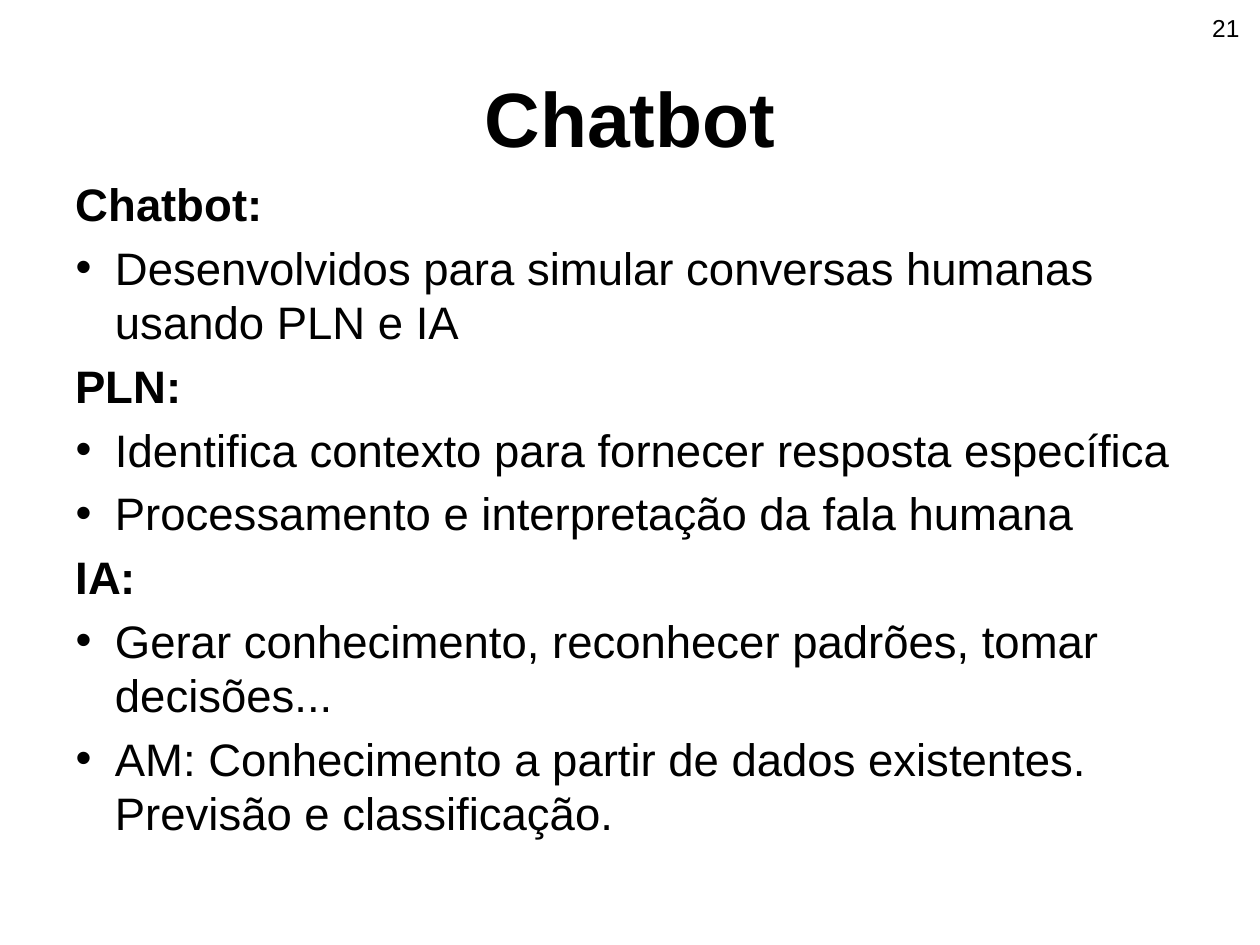
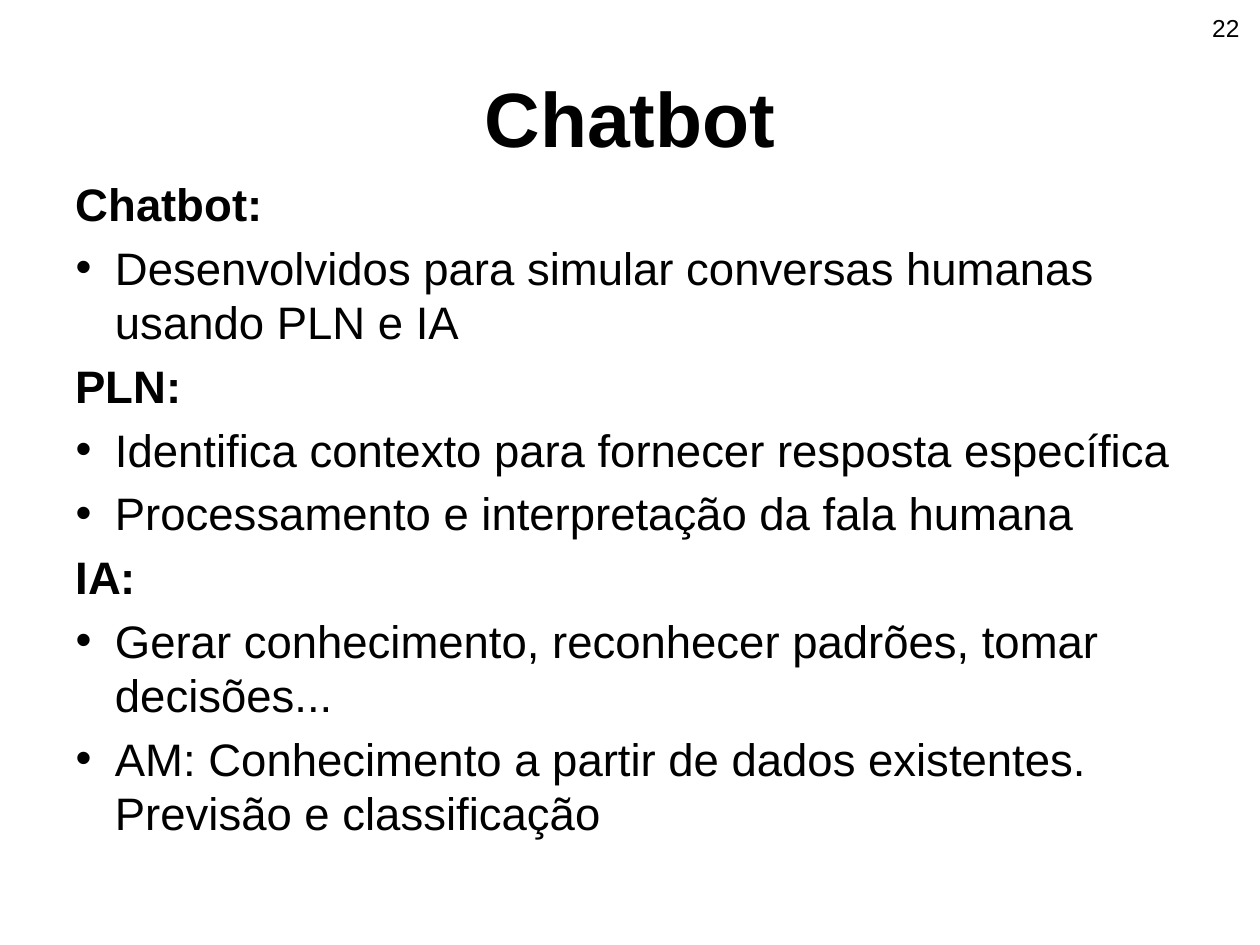
Before and after one commit to nicole-bauchspiess/TCC1, a slide deck: slide 22 of Apresentação Pré-projeto-BCC - Copia.pptx (slide 21 before the commit). Drawn at 1260x945 pixels with LibreOffice and Linux fonts; fonts in the diff are those of the drawing; background and template pictures are left out. Boxes give left, top, right and bottom in pixels: in the first picture for what was removed or moved away, otherwise in the second. Text is boxed around its words. In the diff, an @@ line names an element or a change of style, - is before the commit and + after.

```diff
--- a/Apresentação Pré-projeto-BCC - Copia.pptx
+++ b/Apresentação Pré-projeto-BCC - Copia.pptx
@@ page number at (1212,20,1239,37): text changed @@
-21
+22
@@ text at (115,743,1085,840): text changed @@
-  • AM: Conhecimento a partir de dados existentes. Previsão e classificação.
+  • AM: Conhecimento a partir de dados existentes. Previsão e classificação
```
Also in this commit, not shown: 6 other slides changed, 3 slides added, 11 other files.
